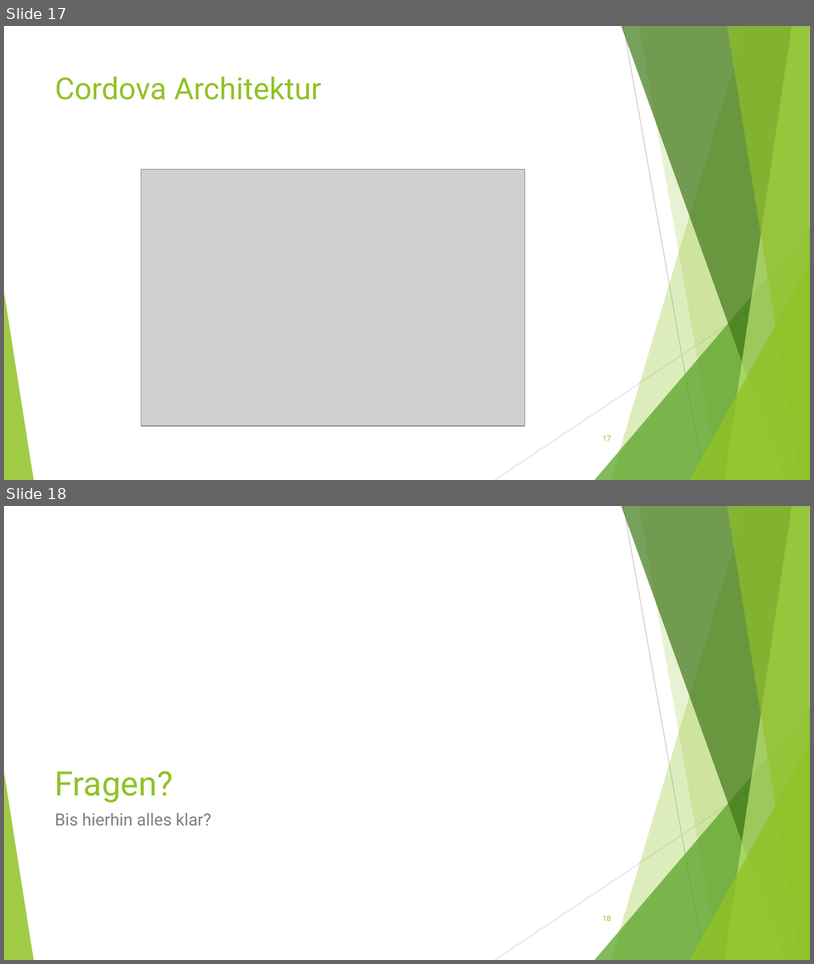
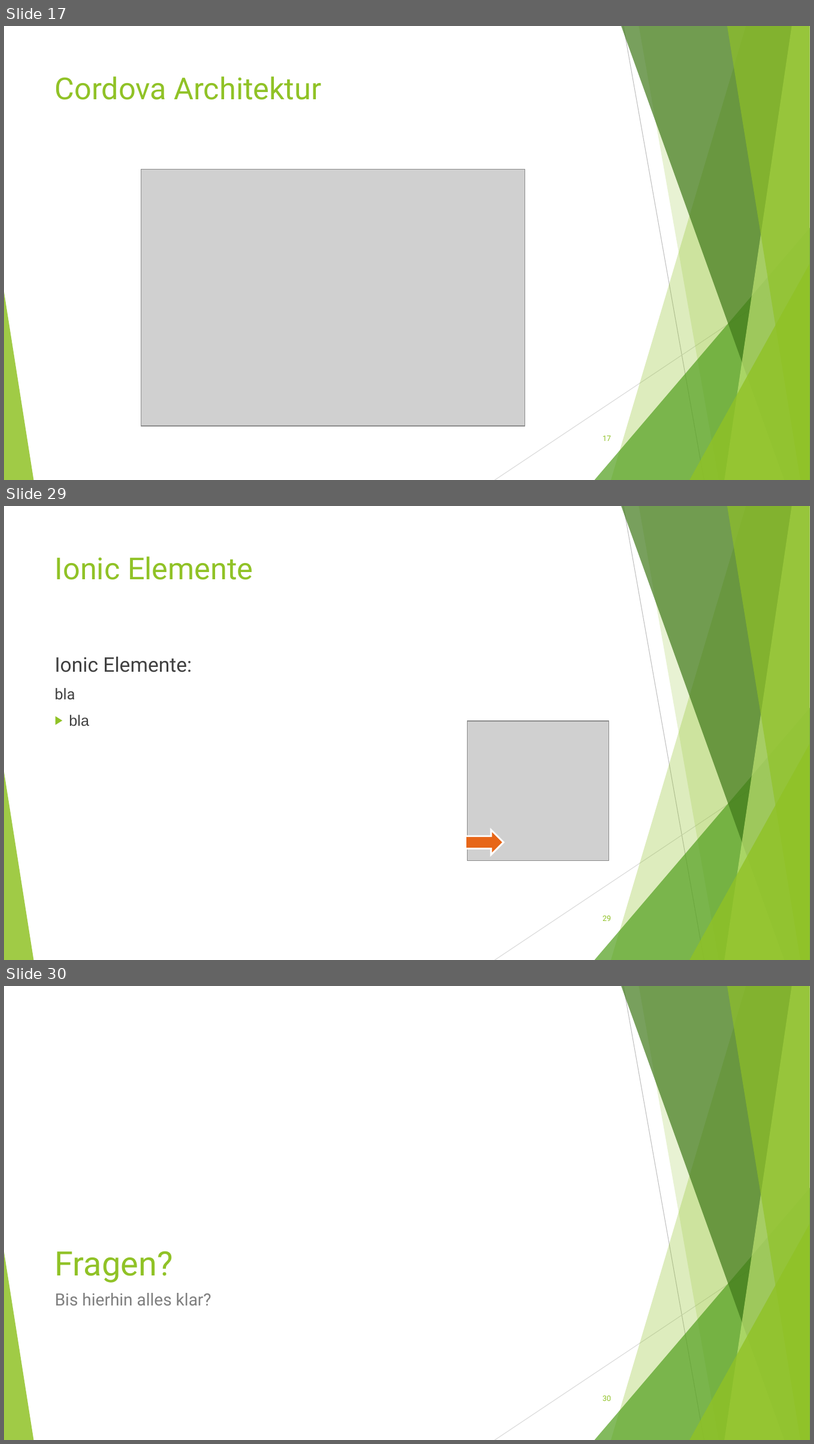
Before and after one commit to Ufo391/KSWE_DOKU, a slide deck: Vortrag/Mobile Anwendungsentwicklung.ppt. Shown one above the other, each under a label of ours: slides 17 and 18 before the commit, slides 17, 29 and 30 after it; the slides between them are not shown. The pictures are 814x964 and 814x1444 pixels, drawn with LibreOffice and Linux fonts; fonts in the diff are those of the drawing; grey boxes stand for pictures. Boxes give left, top, right and bottom in pixels: in the first picture for what was removed or moved away, otherwise in the second. Text is boxed around its words. In the diff, an @@ line names an element or a change of style, - is before the commit and + after.

```diff
--- a/Vortrag/Mobile Anwendungsentwicklung.ppt
+++ b/Vortrag/Mobile Anwendungsentwicklung.ppt
@@ slide 29 added at bbox=[4, 506, 810, 960], background #FFFFFF; not listed: 10 template elements that a slide beside it also shows @@
@@ title added at bbox=[55, 556, 253, 580], 36 pt, text #90C226 @@
+Ionic Elemente
@@ text added at bbox=[55, 657, 192, 726], 24 pt, text #404040 @@
+Ionic Elemente:
+bla
+▶ bla
@@ picture added at bbox=[467, 721, 609, 860] @@
@@ right arrow added at bbox=[465, 829, 503, 854], fill #E76618, outline #FFFFFF 2.01 pt @@
@@ page number added at bbox=[603, 915, 611, 921], 9 pt, text #90C226 @@
+29
@@ what was slide 18 is now slide 30 @@
@@ page number at bbox=[603, 1395, 611, 1401]: text changed @@
-18
+30
```
Also in this commit, not shown: 11 other slides added, 1 other file.
